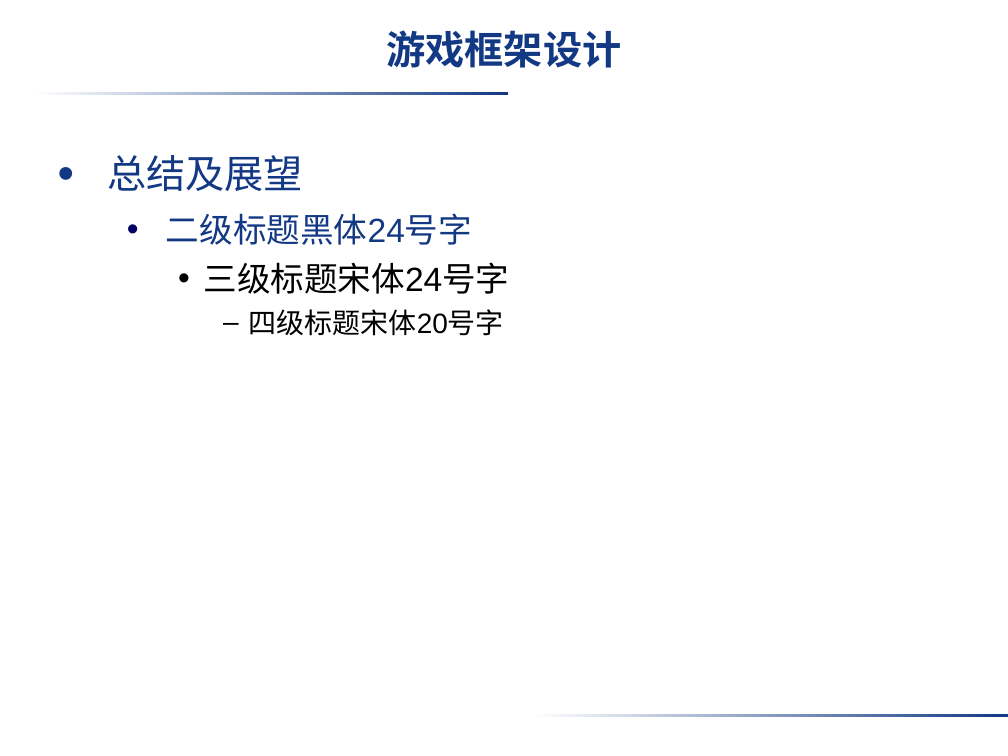
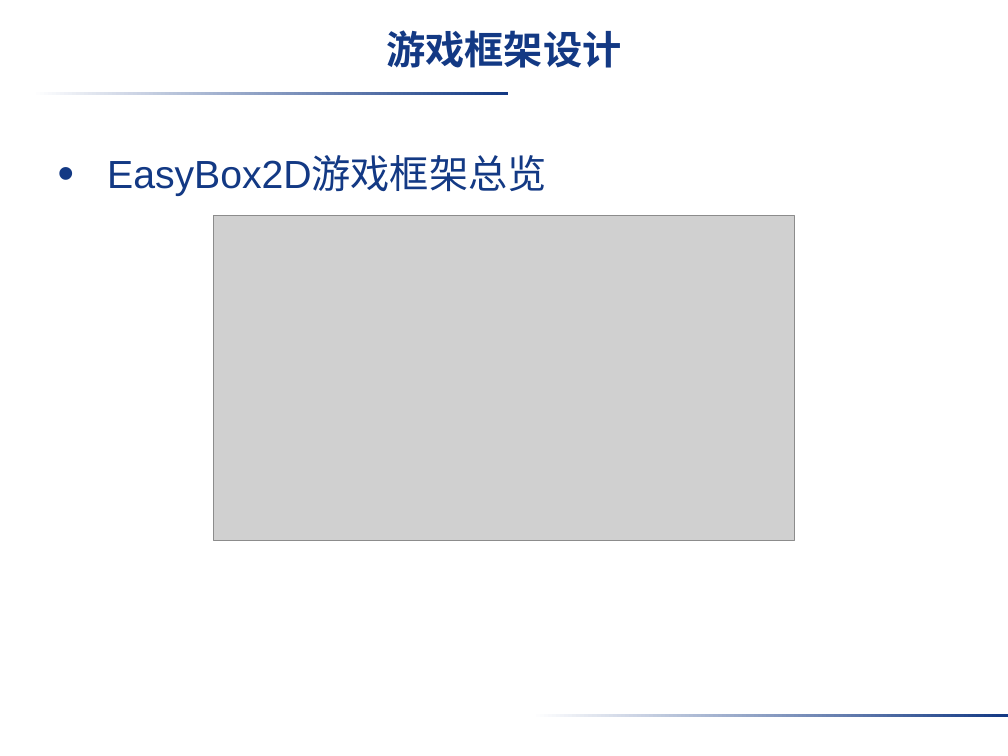
Before and after one commit to VirtuosWangH/Starling-Box2D-SiegeDuel, a slide deck: slide 6 of paper/学院模板/软件学院在职工程硕士答辩用PPT模板_1354065567253.ppt (slide 5 before the commit). Drawn at 1008x756 pixels with LibreOffice and Linux fonts; fonts in the diff are those of the drawing; grey boxes stand for pictures; background and template pictures are left out. Boxes give left, top, right and bottom in pixels: in the first picture for what was removed or moved away, otherwise in the second. Text is boxed around its words. In the diff, an @@ line names an element or a change of style, - is before the commit and + after.

Commit message:
ppt

```diff
--- a/paper/学院模板/软件学院在职工程硕士答辩用PPT模板_1354065567253.ppt
+++ b/paper/学院模板/软件学院在职工程硕士答辩用PPT模板_1354065567253.ppt
@@ text at [107, 157, 546, 196]: text changed; size 24 to 28 pt; text colour #000000 to #133984 @@
-• 总结及展望
-  • 二级标题黑体24号字
-    • 三级标题宋体24号字
-      – 四级标题宋体20号字
+• EasyBox2D游戏框架总览
@@ picture added at [214, 216, 795, 540] @@
```
Also in this commit, not shown: 10 slides added, 5 slides removed, 1 other file.
